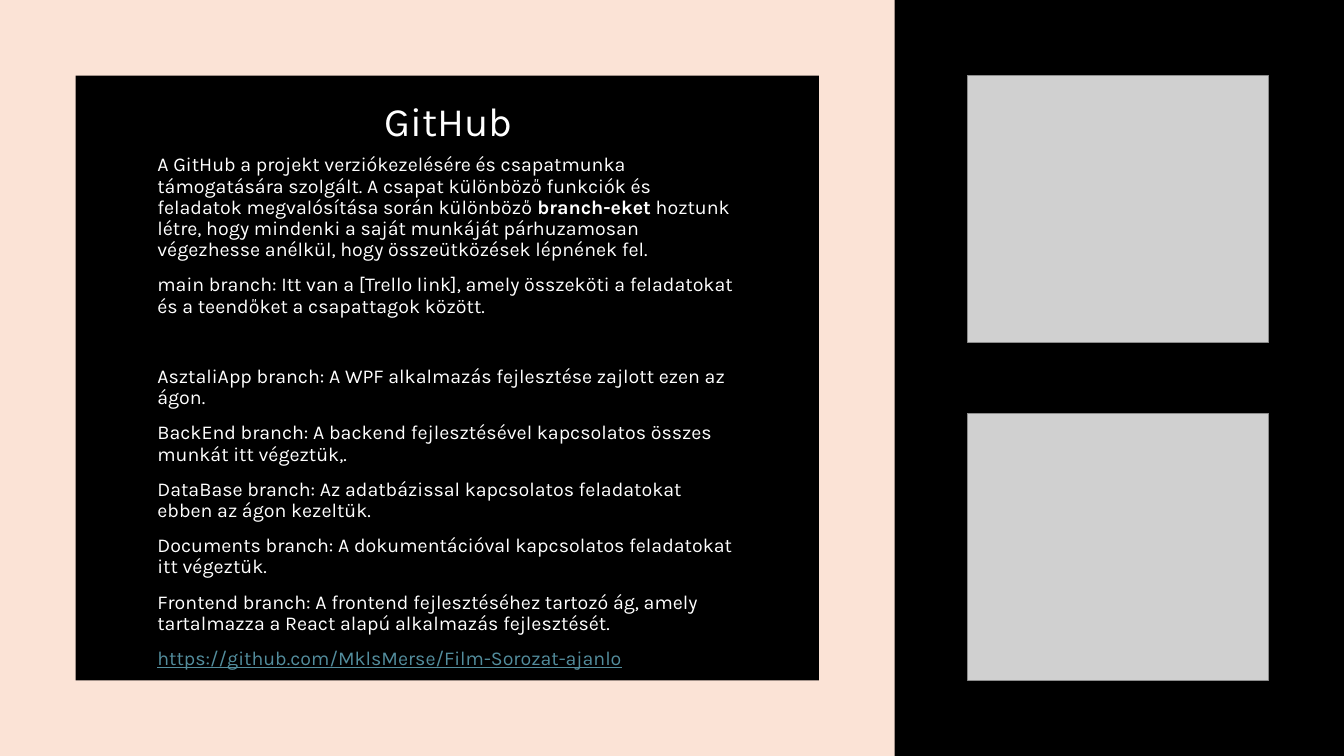
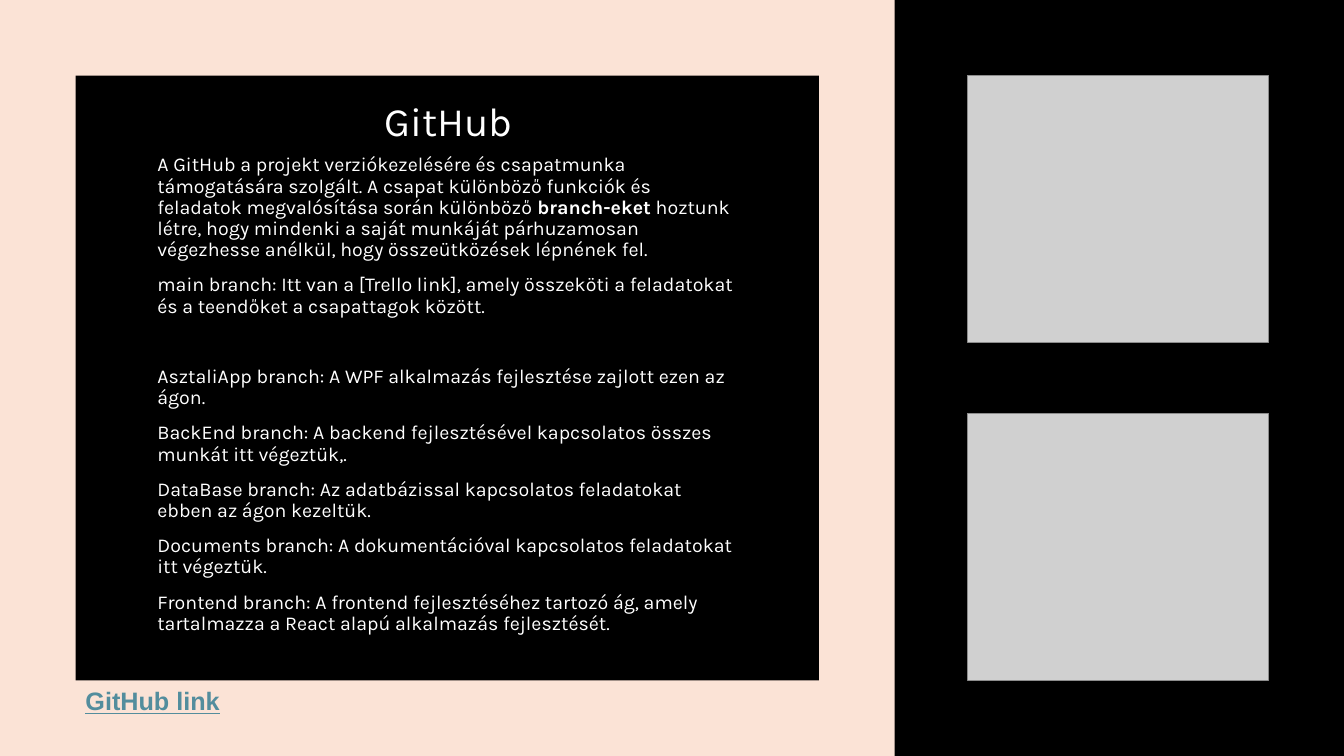
Before and after one commit to MklsMerse/Film-Sorozat-ajanlo, a slide deck: slide 18 of FilmSorozatAjanlo.pptx. Drawn at 1344x756 pixels with LibreOffice and Linux fonts; fonts in the diff are those of the drawing; grey boxes stand for pictures. Boxes give left, top, right and bottom in pixels: in the first picture for what was removed or moved away, otherwise in the second. Text is boxed around its words. In the diff, an @@ line names an element or a change of style, - is before the commit and + after.

```diff
--- a/FilmSorozatAjanlo.pptx
+++ b/FilmSorozatAjanlo.pptx
@@ text at (157,650,621,670): paragraph removed @@
-https://github.com/MklsMerse/Film-Sorozat-ajanlo
@@ text added at (85,691,219,714), 18 pt, text #538D9D, bold, underline @@
+GitHub link
```
Also in this commit, not shown: 7 other slides changed.
